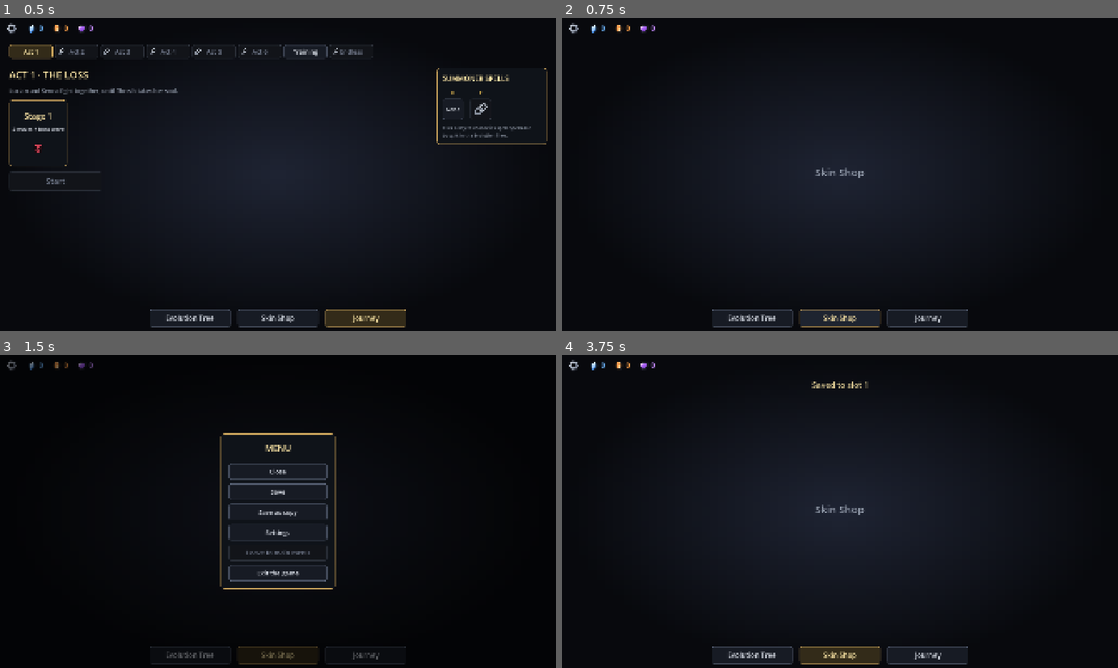
Above: before the commit, frames 1-4 (two rows, left to right).
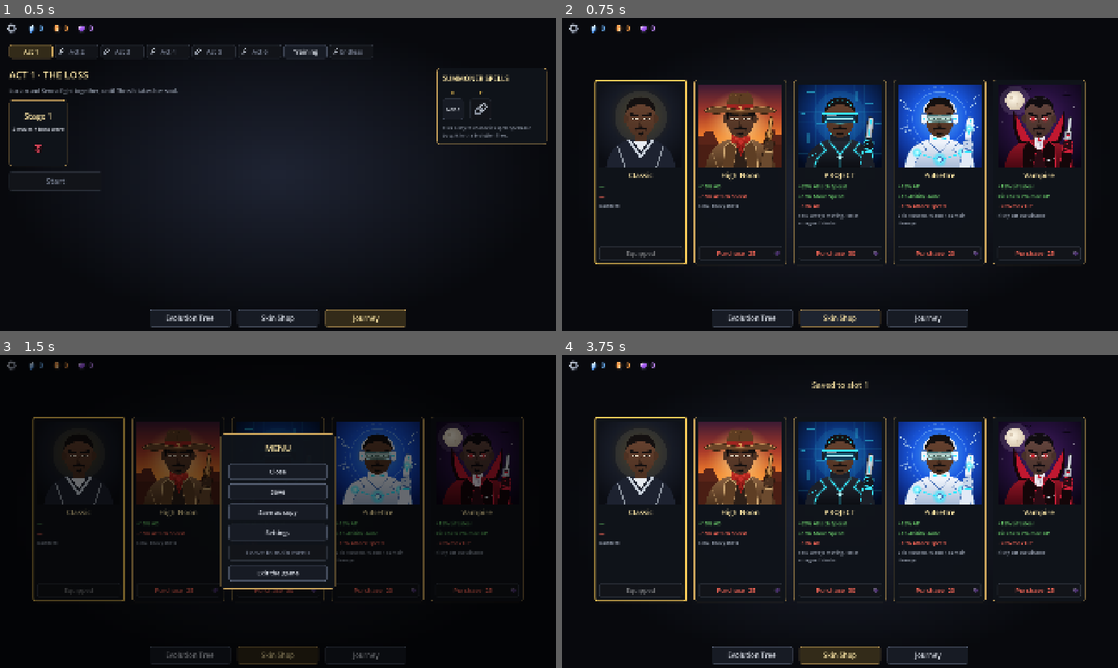
Above: after the commit, the same moments.

Repository: Anhdung1478/lucian-the-lantern
Game: Godot game, scene res://src/main/game.tscn
Two runs of this game, one before a commit and one after it. Both use one fixed random seed, a clock stepped at 60 frames per second and the inputs below.
Inputs (mouse positions are in pixels of both pictures, inside the frame that each line leads up to):
- Up to frame 1 (0.5 s): no input
- Up to frame 2 (0.75 s): click "Skin Shop" at 0.5 s
- Up to frame 3 (1.5 s): click (11, 364) at 1.27 s
- Up to frame 4 (3.75 s): click "Evolution Tree" at 2 s; click "Journey" at 2.75 s; click "Save" at 3.5 s

Frame 1 is identical in both runs. In frame 2, 19% of the frame differs, in the area x 5-95%, y 19-79%; in frame 3, 12%; in frame 4, 19%.

Commit message:
Skin Shop: cards with art, bonuses and weaknesses; purchase and equip
Co-Authored-By: Claude <noreply@anthropic.com>

Diff:
--- a/src/core/save_game.gd
+++ b/src/core/save_game.gd
@@ -122,6 +122,26 @@
 		loadout[1 - index] = loadout[index]
 	loadout[index] = id
 	changed.emit()
+
+
+## Buys skin `id` with purple essence (it is not equipped). False when it is
+## unknown, already owned or too expensive.
+func buy_skin(id: StringName) -> bool:
+	var data := Skins.find(id)
+	if data.id != id or id in owned_skins or not essences.spend(0, 0, data.cost):
+		return false
+	owned_skins.append(id)
+	changed.emit()
+	return true
+
+
+## Equips an owned skin. False when it is not owned.
+func equip_skin(id: StringName) -> bool:
+	if not id in owned_skins:
+		return false
+	skin = id
+	changed.emit()
+	return true
 
 
 func to_dict() -> Dictionary:
--- a/src/ui/main/main_screen.gd
+++ b/src/ui/main/main_screen.gd
@@ -111,7 +111,9 @@
 	tree_section.confirm = confirm
 	area.add_child(tree_section)
 	sections.append(tree_section)
-	sections.append(_placeholder(area, "Skin Shop"))
+	var skin_shop := SkinShop.new()
+	area.add_child(skin_shop)
+	sections.append(skin_shop)
 	var journey := JourneySection.new()
 	journey.start_training.connect(_start_training)
 	area.add_child(journey)
@@ -158,16 +160,6 @@
 	add_child(HoverTip.new())
 
 
-## A stand-in page until the section is built.
-func _placeholder(parent: Control, text: String) -> Control:
-	var page := CenterContainer.new()
-	page.set_anchors_preset(Control.PRESET_FULL_RECT)
-	page.mouse_filter = Control.MOUSE_FILTER_IGNORE
-	page.add_child(UiStyle.label(text, 36, UiStyle.DIM_COLOR))
-	parent.add_child(page)
-	return page
-
-
 func _start_training() -> void:
 	start_requested.emit(StageSetup.from_save(SaveGame.instance()))
 
--- /dev/null
+++ b/src/ui/main/skins/skin_card.gd
@@ -0,0 +1,88 @@
+class_name SkinCard
+extends PanelContainer
+## One Skin Shop card: portrait, name, bonuses (green), weaknesses (red),
+## playstyle and the Purchase / Equip / Equipped button at the bottom.
+
+signal buy_pressed(id: StringName)
+signal equip_pressed(id: StringName)
+
+const SIZE := Vector2(320, 640)
+const PORTRAIT := 288.0
+const BONUS_COLOR := Color("6fd36f")
+const WEAKNESS_COLOR := Color("ff6a5a")
+const PURPLE_ICON := preload("res://assets/art/ui/essence_purple.svg")
+
+var skin: SkinData
+var button := Button.new()
+
+
+func _init(skin_data: SkinData = null) -> void:
+	skin = skin_data
+	custom_minimum_size = SIZE
+	size = SIZE
+	_build()
+
+
+## Sets the button and the border from the save.
+func refresh(save: SaveGame) -> void:
+	var equipped := save.skin == skin.id
+	var owned := skin.id in save.owned_skins
+	var border := UiStyle.GOLD_COLOR if equipped else UiStyle.BORDER_COLOR
+	add_theme_stylebox_override(&"panel", UiStyle.panel(UiStyle.PANEL_COLOR, border, 5 if equipped else 2, 16.0))
+	button.icon = null
+	button.remove_theme_color_override(&"font_disabled_color")
+	if equipped:
+		button.text = "Equipped"
+		button.disabled = true
+	elif owned:
+		button.text = "Equip"
+		button.disabled = false
+	else:
+		button.text = "Purchase  %d" % skin.cost
+		button.icon = PURPLE_ICON
+		button.disabled = not save.essences.can_afford(0, 0, skin.cost)
+		if button.disabled:
+			button.add_theme_color_override(&"font_disabled_color", UiStyle.ERROR_COLOR)
+
+
+func _build() -> void:
+	var column := VBoxContainer.new()
+	column.add_theme_constant_override(&"separation", 8)
+	add_child(column)
+	var frame := TextureRect.new()
+	frame.texture = skin.portrait
+	frame.custom_minimum_size = Vector2(PORTRAIT, PORTRAIT)
+	frame.expand_mode = TextureRect.EXPAND_IGNORE_SIZE
+	frame.stretch_mode = TextureRect.STRETCH_KEEP_ASPECT_CENTERED
+	column.add_child(frame)
+	var name_label := UiStyle.label(skin.display_name, 26, UiStyle.TITLE_COLOR)
+	name_label.horizontal_alignment = HORIZONTAL_ALIGNMENT_CENTER
+	column.add_child(name_label)
+	_lines(column, skin.bonuses, BONUS_COLOR)
+	_lines(column, skin.weaknesses, WEAKNESS_COLOR)
+	var play := UiStyle.label(skin.playstyle, 16, UiStyle.DIM_COLOR)
+	play.autowrap_mode = TextServer.AUTOWRAP_WORD_SMART
+	play.size_flags_vertical = Control.SIZE_EXPAND_FILL
+	column.add_child(play)
+	UiStyle.style_button(button, 22)
+	button.custom_minimum_size = Vector2(0, 48)
+	button.icon_alignment = HORIZONTAL_ALIGNMENT_RIGHT
+	button.expand_icon = true
+	button.add_theme_constant_override(&"icon_max_width", 24)
+	button.pressed.connect(_on_pressed)
+	column.add_child(button)
+
+
+## One label per line; "—" when there are none (Classic).
+func _lines(parent: Control, lines: PackedStringArray, color: Color) -> void:
+	for line in lines if not lines.is_empty() else PackedStringArray(["—"]):
+		var label := UiStyle.label(line, 18, color)
+		label.autowrap_mode = TextServer.AUTOWRAP_WORD_SMART
+		parent.add_child(label)
+
+
+func _on_pressed() -> void:
+	if skin.id in SaveGame.instance().owned_skins:
+		equip_pressed.emit(skin.id)
+	else:
+		buy_pressed.emit(skin.id)
--- /dev/null
+++ b/src/ui/main/skins/skin_shop.gd
@@ -0,0 +1,49 @@
+class_name SkinShop
+extends Control
+## The Skin Shop page of the main screen: one card per skin in a centered row.
+## Buying does not equip. Nothing here saves.
+
+const GAP := 24
+
+## One card per skin, Classic first.
+var cards: Array[SkinCard] = []
+
+
+func _ready() -> void:
+	set_anchors_and_offsets_preset(Control.PRESET_FULL_RECT)
+	mouse_filter = Control.MOUSE_FILTER_IGNORE
+	var center := CenterContainer.new()
+	center.set_anchors_preset(Control.PRESET_FULL_RECT)
+	center.mouse_filter = Control.MOUSE_FILTER_IGNORE
+	add_child(center)
+	var row := HBoxContainer.new()
+	row.add_theme_constant_override(&"separation", GAP)
+	center.add_child(row)
+	for skin in Skins.ALL:
+		var card := SkinCard.new(skin)
+		card.buy_pressed.connect(_buy)
+		card.equip_pressed.connect(_equip)
+		row.add_child(card)
+		cards.append(card)
+	SaveGame.instance().changed.connect(refresh)
+	refresh()
+
+
+## Updates every card's button and border from the save.
+func refresh() -> void:
+	for card in cards:
+		card.refresh(SaveGame.instance())
+
+
+## No pop-ups here (the main screen's ESC calls this).
+func close_popup() -> bool:
+	return false
+
+
+func _buy(id: StringName) -> void:
+	if SaveGame.instance().buy_skin(id):
+		Sfx.play(&"coin")
+
+
+func _equip(id: StringName) -> void:
+	SaveGame.instance().equip_skin(id)
--- a/tests/unit/test_save_game.gd
+++ b/tests/unit/test_save_game.gd
@@ -163,3 +163,44 @@
 	assert_eq(save_game.tree.acts_cleared, 1)
 	save_game.reset()
 	assert_eq(save_game.tree.acts_cleared, 0)
+
+
+func test_buy_skin_spends_purple_and_owns_it() -> void:
+	save_game.essences.add(Essences.PURPLE, 30)
+	watch_signals(save_game)
+	assert_true(save_game.buy_skin(&"high_noon"))
+	assert_eq(save_game.essences.amount(Essences.PURPLE), 5)
+	assert_true(&"high_noon" in save_game.owned_skins)
+	assert_eq(save_game.skin, SaveGame.CLASSIC, "buying does not equip")
+	assert_signal_emitted(save_game, "changed")
+
+
+func test_buy_skin_fails_when_short_owned_or_unknown() -> void:
+	save_game.essences.add(Essences.PURPLE, 24)
+	assert_false(save_game.buy_skin(&"high_noon"))
+	assert_eq(save_game.essences.amount(Essences.PURPLE), 24)
+	save_game.essences.add(Essences.PURPLE, 100)
+	assert_true(save_game.buy_skin(&"high_noon"))
+	var left := save_game.essences.amount(Essences.PURPLE)
+	assert_false(save_game.buy_skin(&"high_noon"), "already owned")
+	assert_eq(save_game.essences.amount(Essences.PURPLE), left)
+	assert_false(save_game.buy_skin(&"nope"))
+	assert_false(save_game.buy_skin(SaveGame.CLASSIC))
+
+
+func test_equip_skin_needs_ownership() -> void:
+	assert_false(save_game.equip_skin(&"vampire"))
+	assert_eq(save_game.skin, SaveGame.CLASSIC)
+	save_game.essences.add(Essences.PURPLE, 25)
+	save_game.buy_skin(&"vampire")
+	watch_signals(save_game)
+	assert_true(save_game.equip_skin(&"vampire"))
+	assert_eq(save_game.skin, &"vampire")
+	assert_signal_emitted(save_game, "changed")
+
+
+func test_buy_and_equip_write_no_file() -> void:
+	save_game.essences.add(Essences.PURPLE, 25)
+	save_game.buy_skin(&"vampire")
+	save_game.equip_skin(&"vampire")
+	assert_false(save_game.slot_exists(1))
--- /dev/null
+++ b/tests/unit/test_skin_shop.gd
@@ -0,0 +1,67 @@
+extends GutTest
+
+const PREFIX := "user://test_skin_shop_save_slot_"
+
+var shop: SkinShop
+
+
+func before_each() -> void:
+	# Run alone (-gconfig=), the pre-run hook is skipped: never touch the real save.
+	if SaveGame._instance == null or SaveGame._instance.prefix == SaveGame.DEFAULT_PREFIX:
+		SaveGame._instance = SaveGame.new(PREFIX)
+	SaveGame.instance().reset()
+	SaveGame.instance().slot = 1
+	_remove_files()
+	shop = SkinShop.new()
+	add_child_autofree(shop)
+
+
+func after_each() -> void:
+	_remove_files()
+
+
+func _remove_files() -> void:
+	for n in range(1, SaveGame.SLOTS + 1):
+		for file in [SaveGame.instance().path(n), SaveGame.instance().backup_path(n)]:
+			if FileAccess.file_exists(file):
+				DirAccess.remove_absolute(ProjectSettings.globalize_path(file))
+
+
+func _card(id: StringName) -> SkinCard:
+	for card in shop.cards:
+		if card.skin.id == id:
+			return card
+	return null
+
+
+func test_new_save_shows_classic_equipped_and_others_to_buy() -> void:
+	assert_eq(shop.cards.size(), 5)
+	var classic := _card(SaveGame.CLASSIC)
+	assert_eq(classic.button.text, "Equipped")
+	assert_true(classic.button.disabled)
+	for card in shop.cards:
+		if card.skin.id == SaveGame.CLASSIC:
+			continue
+		assert_true(card.button.text.begins_with("Purchase"), card.skin.id)
+		assert_true(card.button.disabled, card.skin.id)
+
+
+func test_purchase_then_equip() -> void:
+	SaveGame.instance().essences.add(Essences.PURPLE, 25)
+	SaveGame.instance().changed.emit()
+	var noon := _card(&"high_noon")
+	assert_false(noon.button.disabled)
+	noon.button.pressed.emit()
+	assert_eq(SaveGame.instance().essences.amount(Essences.PURPLE), 0)
+	assert_eq(noon.button.text, "Equip")
+	assert_eq(SaveGame.instance().skin, SaveGame.CLASSIC)
+	noon.button.pressed.emit()
+	assert_eq(noon.button.text, "Equipped")
+	assert_true(noon.button.disabled)
+	assert_eq(_card(SaveGame.CLASSIC).button.text, "Equip")
+	assert_eq(StageSetup.from_save(SaveGame.instance()).skin.id, &"high_noon")
+	assert_false(SaveGame.instance().slot_exists(1), "no file written")
+
+
+func test_close_popup_has_nothing_to_close() -> void:
+	assert_false(shop.close_popup())
Not shown, added: src/ui/main/skins/skin_card.gd.uid
Not shown, added: src/ui/main/skins/skin_shop.gd.uid
Not shown, added: tests/unit/test_skin_shop.gd.uid
